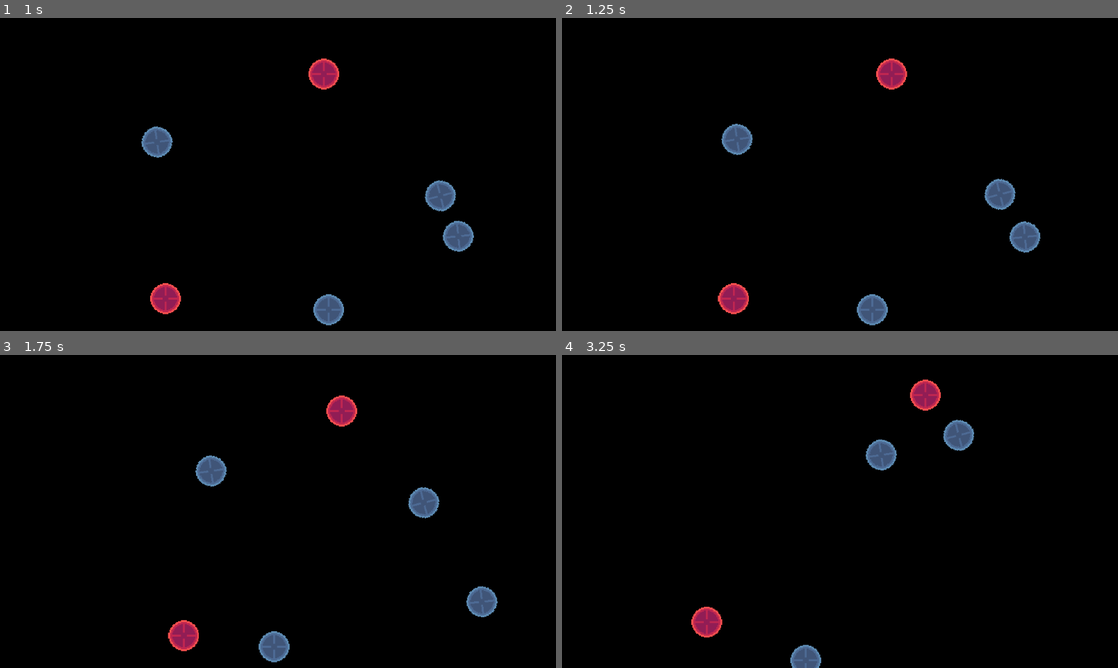
Above: before the commit, frames 1-4 (two rows, left to right).
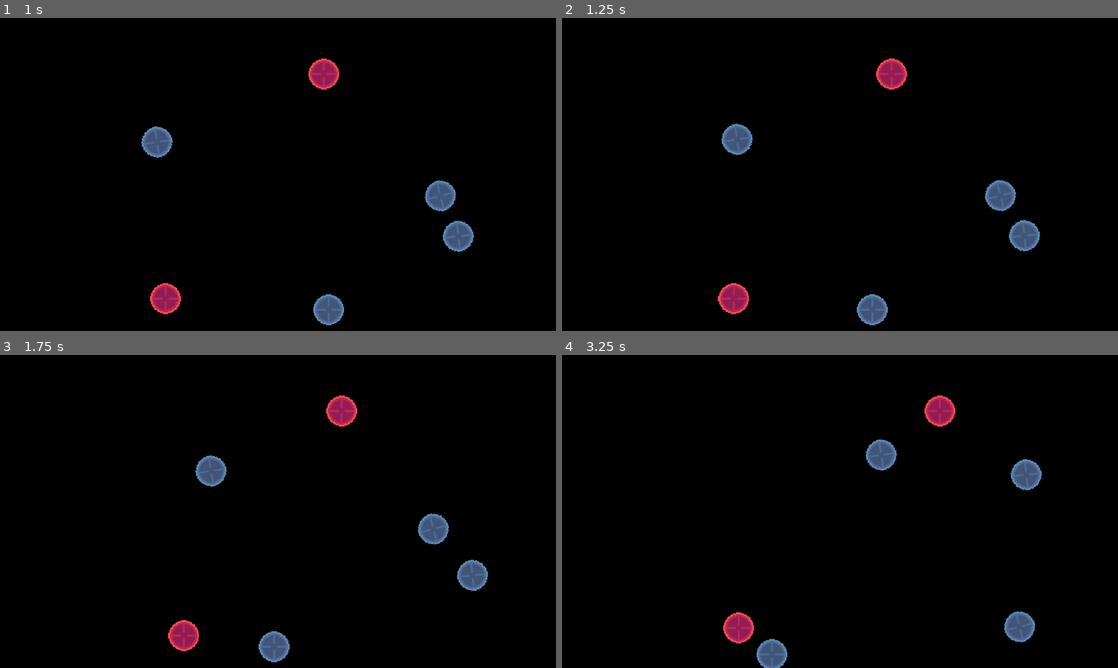
Above: after the commit, the same moments.

Repository: townofdon/godot-physics-test-2d
Game: Godot game, scene res://gameplay.tscn
Same seed, same stepped clock (60 frames per second), same inputs: the game is played once before the commit and once after it.
Inputs:
- Up to frame 1 (1 s): no input
- Up to frame 2 (1.25 s): no input
- Up to frame 3 (1.75 s): no input
- Up to frame 4 (3.25 s): no input

Frame 1 is identical in both runs. In frame 2, 0.3% of the frame differs, in the area x 75-87%, y 51-76%; in frame 3, 1.7%; in frame 4, 3.7%, in the area x 23-87%, y 7-100%.

Commit message:
add proof-of-concept for force-over-time
(really should be called velocity over time)

Diff:
--- /dev/null
+++ b/core/ForceOverTime.gd
@@ -0,0 +1,28 @@
+extends RefCounted
+class_name ForceOverTime
+
+var _force := Vector2.ZERO
+var _duration := 0.0
+var _timeLeft := 0.0
+
+func _init(force: Vector2, duration: float) -> void:
+	_force = force
+	_duration = duration
+	_timeLeft = duration
+
+func debug() -> void:
+	print("f=", _force, ",t=", _timeLeft)
+
+func tick(delta: float) -> void:
+	_timeLeft = max(_timeLeft - delta, 0)
+
+func get_value() -> Vector2:
+	return _force
+
+func get_t() -> float:
+	if (_duration <= 0):
+		return 0
+	return clamp(_timeLeft / _duration, 0, 1)
+
+func is_completed() -> bool:
+	return _timeLeft <= 0
--- a/entities/entity.gd
+++ b/entities/entity.gd
@@ -10,21 +10,23 @@
 var frame_count := 0
 var last_collision_entity: Entity
 
+var direction := Vector2.ZERO
+var forces: Array[ForceOverTime] = []
+
 func _ready() -> void:
-	var direction: Vector2 = (marker.global_position - global_position).normalized()
+	var init_direction: Vector2 = (marker.global_position - global_position).normalized()
+	direction = init_direction
 	velocity = direction * speed
 
 func _physics_process(delta: float) -> void:
-	#move_and_slide()
-	#for i in get_slide_collision_count():
-		#var collision := get_slide_collision(i)
-		#var otherCollider := collision.get_collider()
-		#if (otherCollider is Entity):
-			#_collide_with_entity(collision.get_collider(), collision)
-		#else:
-			## assume other collider is a static object
-			#var rebound := velocity.bounce(collision.get_normal())
-			#velocity = rebound * bounce
+	# handle external forces
+	var external_velocity := Vector2.ZERO
+	var t := 0.0
+	for force in forces:
+		external_velocity += force.get_value()
+		t += force.get_t()
+	velocity = lerp(direction * speed, external_velocity, clamp(t, 0, 1))
+
 	var collision := move_and_collide(velocity * delta)
 
 	if (last_collision_entity && (!collision || collision.get_collider() != last_collision_entity)):
@@ -39,7 +41,15 @@
 			# assume other collider is a static object
 			var rebound := velocity.bounce(collision.get_normal())
 			velocity = rebound * bounce
+
 	frame_count += 1
+	for force in forces:
+		force.tick(delta)
+
+	for i in range(forces.size()-1, -1, -1):
+		var force:ForceOverTime = forces[i]
+		if (!force): continue
+		if (force.is_completed()): forces.remove_at(i)
 
 # calculate zero momentum frame
 # see: https://isaacphysics.org/concepts/cp_collisions
@@ -68,3 +78,6 @@
 	var vb := vb_zmf + zmf
 	self.velocity = va * self.bounce
 	other.velocity = vb * other.bounce
+
+	self.forces.append(ForceOverTime.new(self.velocity, 1))
+	other.forces.append(ForceOverTime.new(other.velocity, 1))
Not shown, added: core/ForceOverTime.gd.uid
